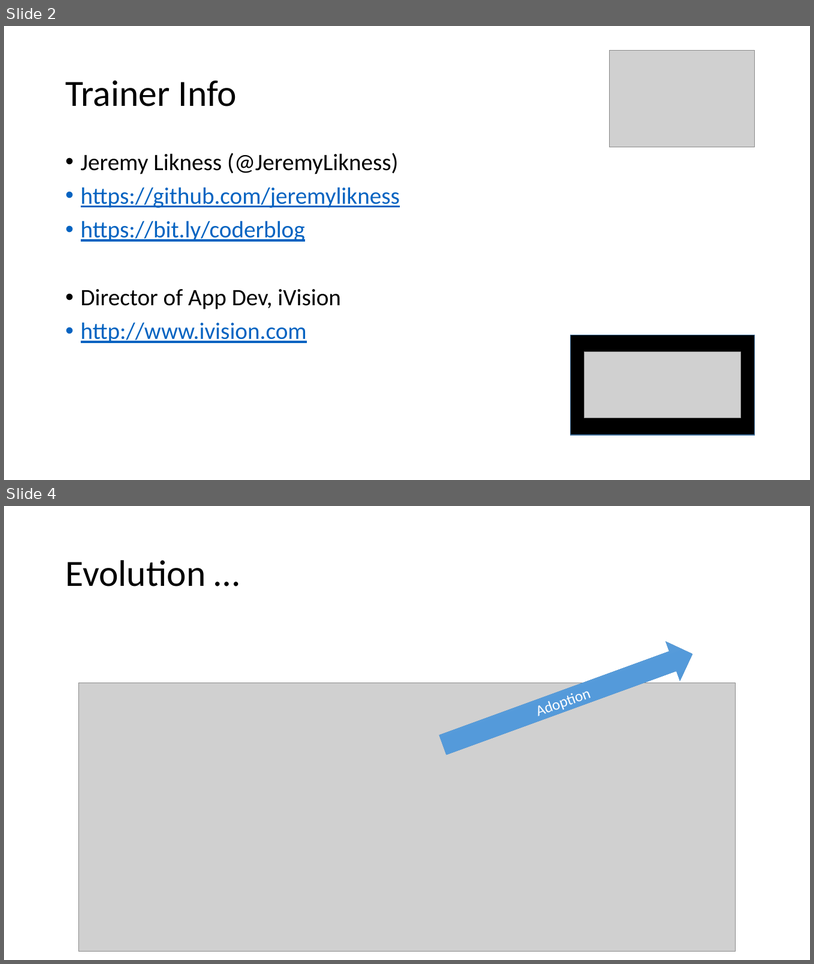
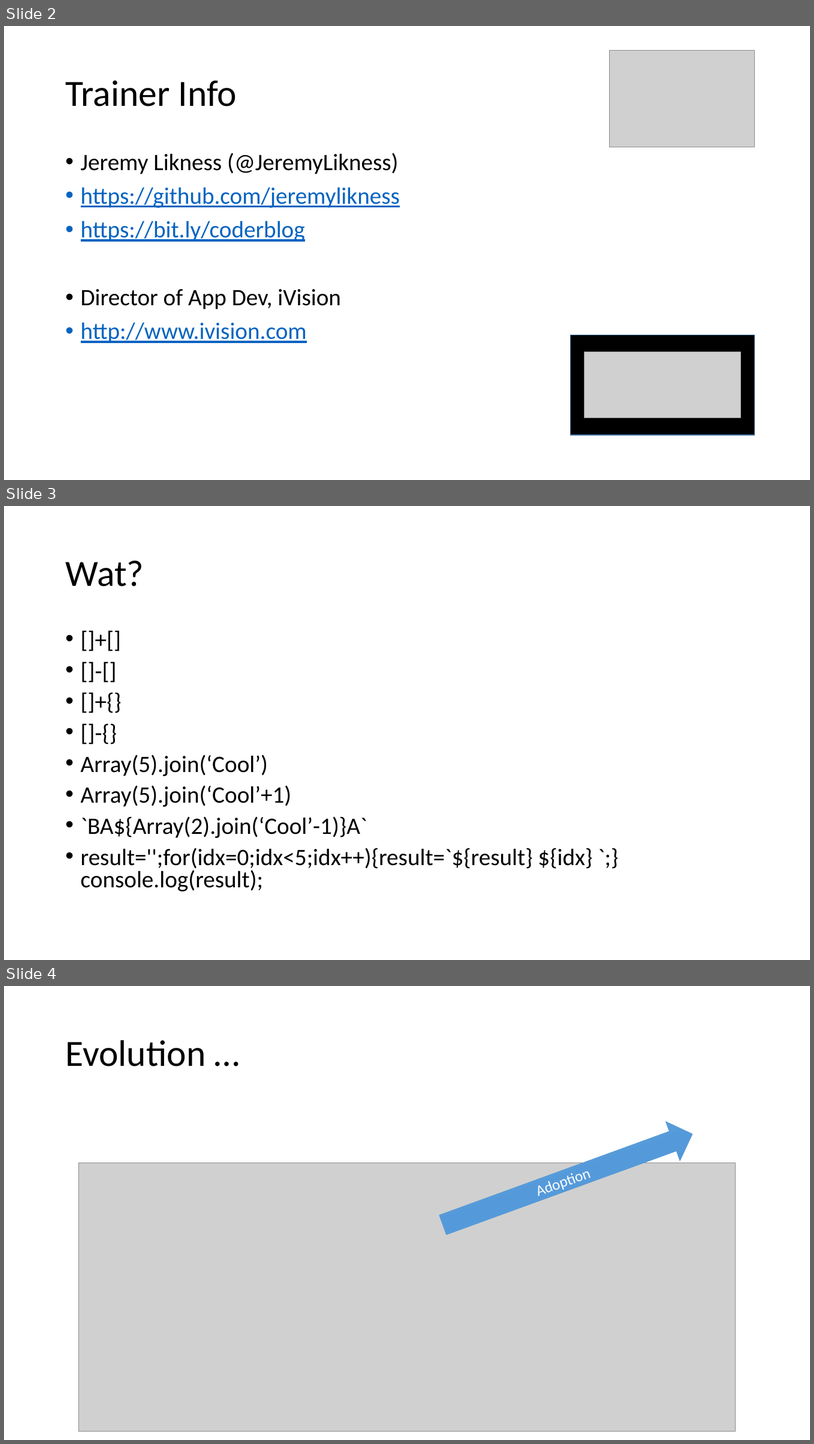
Before and after one commit to JeremyLikness/ng2ts-workshop-v2, a slide deck: 15-TypeScript/ts.pptx. Shown one above the other, each under a label of ours: slides 2 and 4 before the commit, slides 2, 3 and 4 after it; the slides between them are not shown. The pictures are 814x964 and 814x1444 pixels, drawn with LibreOffice and Linux fonts; fonts in the diff are those of the drawing; grey boxes stand for pictures. Boxes give left, top, right and bottom in pixels: in the first picture for what was removed or moved away, otherwise in the second. Text is boxed around its words. In the diff, an @@ line names an element or a change of style, - is before the commit and + after.

```diff
--- a/15-TypeScript/ts.pptx
+++ b/15-TypeScript/ts.pptx
@@ slide 3 added at <box>4,506,810,960</box>, background #FFFFFF @@
@@ title added at <box>65,561,144,586</box>, 44 pt, text #000000 @@
+Wat?
@@ text added at <box>81,754,593,891</box>, 28 pt, text #000000 @@
+• []+[]
+• []-[]
+• []+{}
+• []-{}
+• Array(5).join(‘Cool’)
+• Array(5).join(‘Cool’+1)
+• `BA${Array(2).join(‘Cool’-1)}A`
+• result='';for(idx=0;idx<5;idx++){result=`${result} ${idx} `;}console.log(result);
```
Also in this commit, not shown: 1 slide removed.
